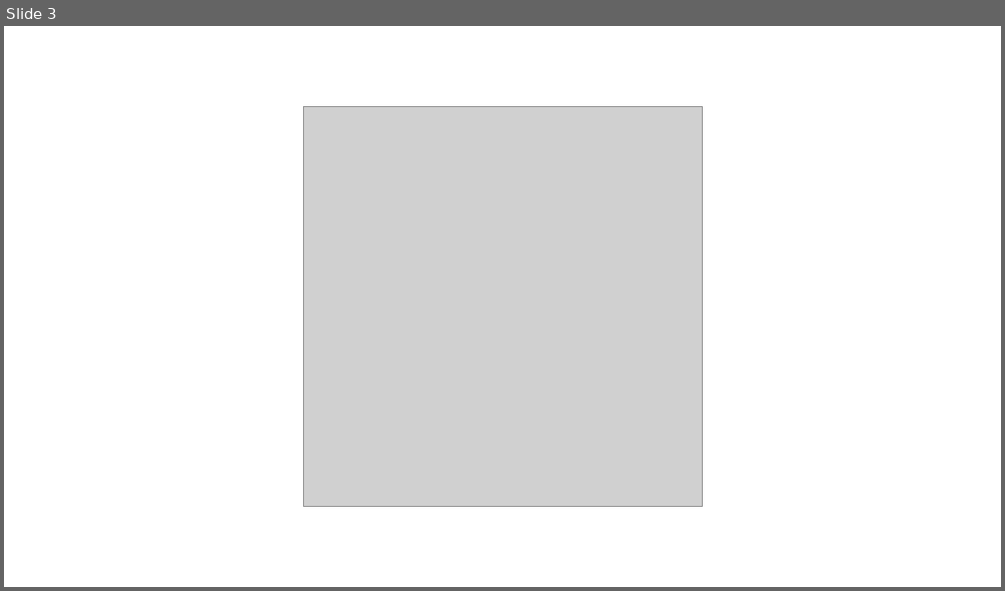
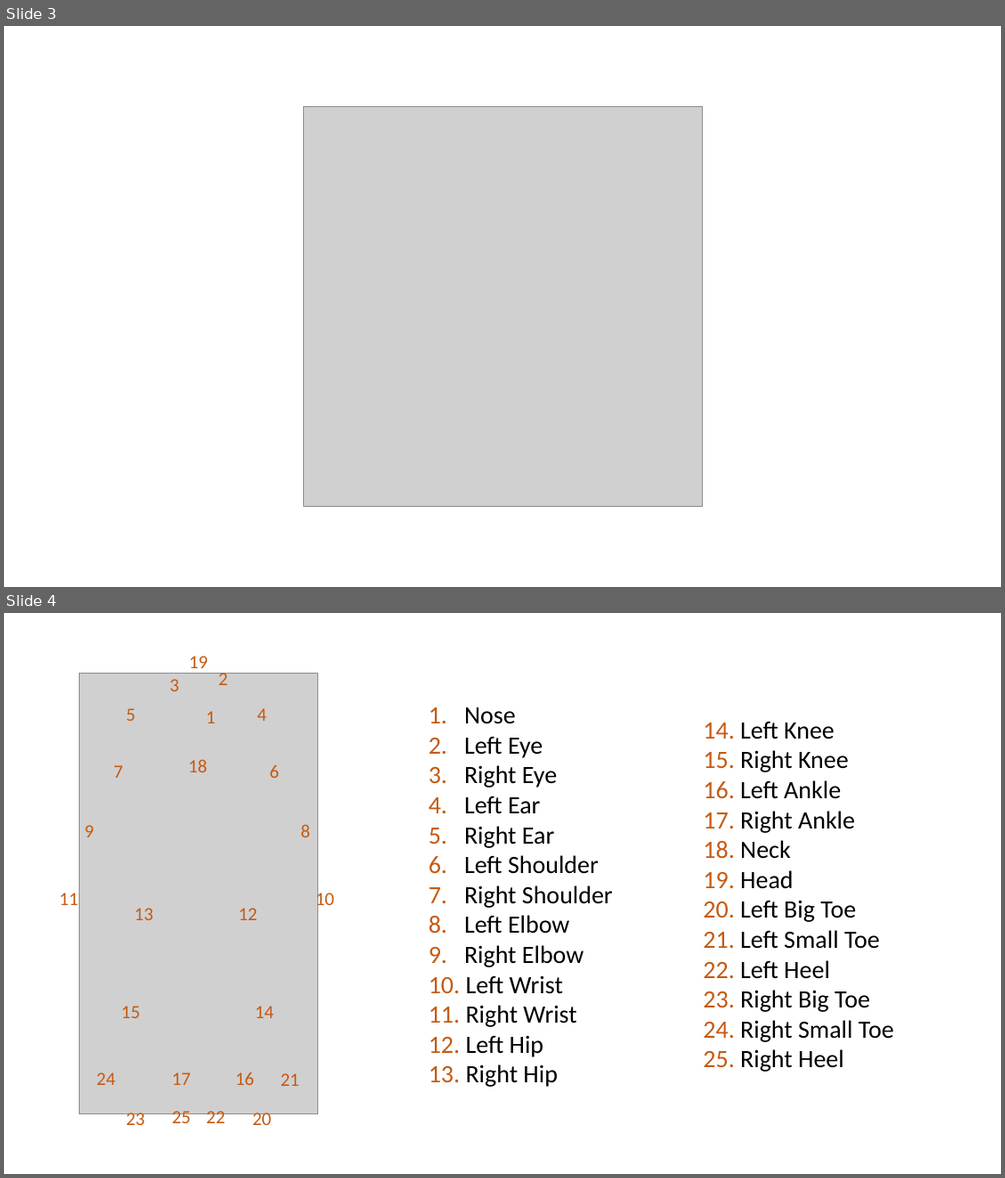
Before and after one commit to chen4011/thesis_chenpc, a slide deck: paper figure.pptx. Shown one above the other, each under a label of ours: slide 3 before the commit, slides 3 and 4 after it. The pictures are 1005x591 and 1005x1178 pixels, drawn with LibreOffice and Linux fonts; fonts in the diff are those of the drawing; grey boxes stand for pictures. Boxes give left, top, right and bottom in pixels: in the first picture for what was removed or moved away, otherwise in the second. Text is boxed around its words. In the diff, an @@ line names an element or a change of style, - is before the commit and + after.

```diff
--- a/paper figure.pptx
+++ b/paper figure.pptx
@@ slide 4 added at (x1=4, y1=613, x2=1001, y2=1174), background #FFFFFF @@
@@ group added at (x1=59, y1=656, x2=894, y2=1125): 27 texts, 1 picture @@
+1. Nose
+2. Left Eye
+3. Right Eye
+4. Left Ear
+5. Right Ear
+6. Left Shoulder
+7. Right Shoulder
+8. Left Elbow
+9. Right Elbow
+10. Left Wrist
+11. Right Wrist
+12. Left Hip
+13. Right Hip
+14. Left Knee
+15. Right Knee
+16. Left Ankle
+17. Right Ankle
+18. Neck
+19. Head
+20. Left Big Toe
+21. Left Small Toe
+22. Left Heel
+23. Right Big Toe
+24. Right Small Toe
+25. Right Heel
+1
+2
+3
+4
+5
+6
+7
+8
+9
+10
+11
+12
+13
+14
+15
+16
+17
+18
+19
+20
+21
+22
+23
+24
+25
```
Also in this commit, not shown: 1 other file.
